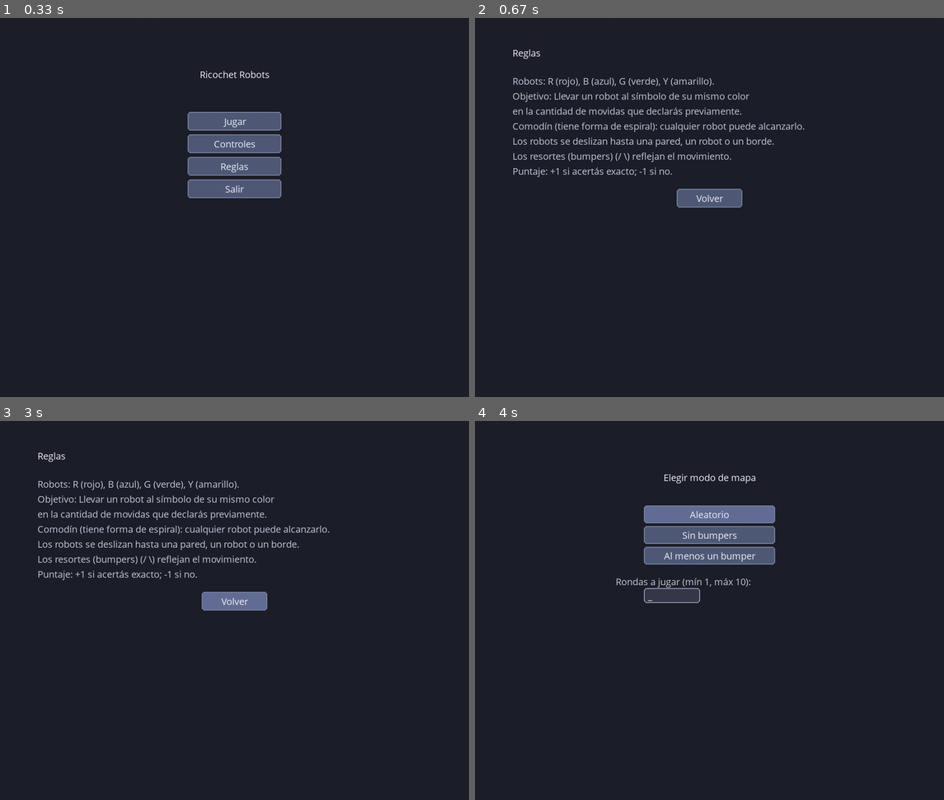
Above: before the commit, frames 1-4 (two rows, left to right).
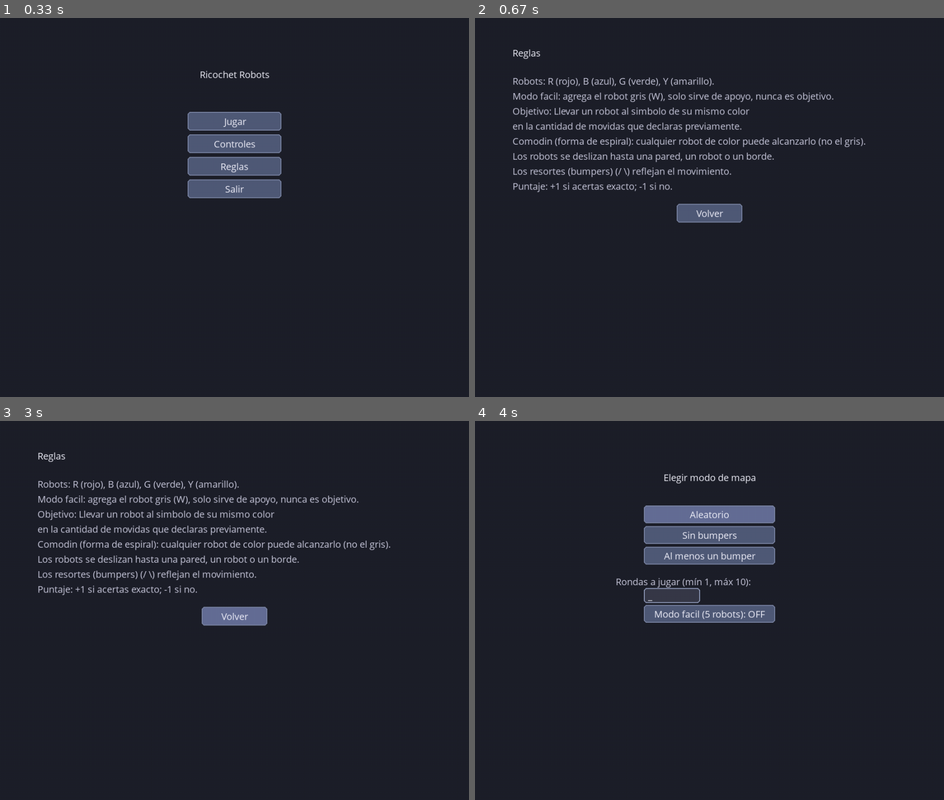
Above: after the commit, the same moments.

Repository: Pianowalker/ricochet-robots-cli
Game: pygame game, started from src/ricochet/gui/main.py
Two runs of this game, one before a commit and one after it. Both use one fixed random seed, a clock stepped at 60 frames per second and the inputs below.
Inputs (mouse positions are in pixels of both pictures, inside the frame that each line leads up to):
- Up to frame 1 (0.33 s): no input
- Up to frame 2 (0.67 s): click "Reglas" at 0.38 s
- Up to frame 3 (3 s): hold Right 0.67-1.13 s; hold Up 1.22-1.52 s; hold Right 1.55-2.02 s; hold Left 2.05-2.58 s; move the mouse to (281, 697) at 2.62 s; click (281, 697) at 2.67 s
- Up to frame 4 (4 s): click "Volver" at 3 s; click "Jugar" at 3.33 s; click "Partida" at 3.67 s

Frame 1 is identical in both runs. In frame 2, 4.9% of the frame differs, in the area x 8-84%, y 19-55%; in frame 3, 4.9%; in frame 4, 1.3%.

Commit message:
add fifth robot

Diff:
--- a/src/ricochet/cli.py
+++ b/src/ricochet/cli.py
@@ -1,7 +1,7 @@
 from email import message
 
 from ricochet.domain.maps import build_random_board
-from ricochet.domain.sessions import SinglePlayerSession
+from ricochet.domain.sessions.single_player_session import SinglePlayerSession
 import os
 
 # Habilitar ANSI en Windows
@@ -14,6 +14,7 @@
     "Y": "\033[93m",   # amarillo
     "B": "\033[94m",   # azul
     "*": "\033[95m",   # comodín (magenta)
+    "W": "\033[97m",   # gris (blanco brillante)
     "RESET": "\033[0m"
 }
 
@@ -21,7 +22,8 @@
     "blue": "B",
     "yellow": "Y",
     "green": "G",
-    "red": "R"
+    "red": "R",
+    "gray": "W"
 }
 
 
@@ -126,10 +128,11 @@
     print("\n=== REGLAS ===")
     print("""
 - Los robots están representados por letras mayúsculas: B, R, Y, G.
+- En modo fácil se agrega el robot gris (W), que solo sirve de apoyo y nunca es objetivo.
 - Los objetivos están representados por letras minúsculas: b, r, y, g.
 - Debes calcular cuantos movimientos necesitas para que el robot cuya letra sea la misma que la del objetivo llegue a la casilla de este último.
 - Una vez declarado esto, ganas un punto si consigues hacer esto en la cantidad de movimientos declarada.
-- Existe también el objetivo comodín (*) que se puede alcanzar con un robot de cualquier color.
+- Existe también el objetivo comodín (*) que se puede alcanzar con cualquier robot de color (no el gris).
 - Los robots se deslizan hasta chocar con pared, robot o borde.
 - Los resortes (/\) reflejan el movimiento.
 - Están prohibidos los movimientos ilegales, como terminar sobre un resorte o intentar mover un robot que no existe.
@@ -149,6 +152,7 @@
 B = Azul
 G = Verde
 Y = Amarillo
+W = Gris (solo en modo fácil)
 
 Segunda letra:
 L = izquierda
@@ -202,8 +206,25 @@
             break
         else:
             print("Opción inválida.")
+    while True:
+        print("\nDificultad:")
+        print("1) Normal (4 robots)")
+        print("2) Fácil  (5 robots, incluye gris)")
+        diff = input("Elegí dificultad: ").strip()
+        if diff == "1":
+            easy_mode = False
+            break
+        elif diff == "2":
+            easy_mode = True
+            break
+        else:
+            print("Opción inválida.")
+
     game = build_random_board(mode=mode)
-    game.place_robots_randomly(["blue", "yellow", "green", "red"])
+    colors = ["blue", "yellow", "green", "red"]
+    if easy_mode:
+        colors = colors + ["gray"]
+    game.place_robots_randomly(colors)
 
     max_rounds = len(game.targets)
 
@@ -290,14 +311,15 @@
                     "B": "blue",
                     "Y": "yellow",
                     "G": "green",
-                    "R": "red"
+                    "R": "red",
+                    "W": "gray"
                 }
 
-                robot_color = LETTER_TO_COLOR[robot_letter]
-
-                if robot_letter not in ["R", "B", "G", "Y"]:
+                if robot_letter not in LETTER_TO_COLOR:
                     print("Robot inválido.")
                     continue
+
+                robot_color = LETTER_TO_COLOR[robot_letter]
 
                 if direction_letter not in ["l", "r", "u", "d"]:
                     print("Dirección inválida.")
--- a/src/ricochet/domain/game.py
+++ b/src/ricochet/domain/game.py
@@ -184,8 +184,9 @@
 
         if self.active_target is not None:
             if robot.position == self.active_target.position:
-                if (self.active_target.color is None or
-                    robot.color == self.active_target.color):
-                    won = True
+                if robot.color != "gray":
+                    if (self.active_target.color is None or
+                            robot.color == self.active_target.color):
+                        won = True
 
         return robot.position, won, False, waypoints  # movimiento legal
--- a/src/ricochet/gui/game_window.py
+++ b/src/ricochet/gui/game_window.py
@@ -66,11 +66,15 @@
         self.practice_session: PracticeSession | None = None
         self._is_practice_mode: bool = False
         self.practice_message: str = ""
+        self.easy_mode: bool = False
 
     def _start_game(self):
         """Crea Game y Session según el modo elegido."""
         self.game = build_random_board(mode=self.mode)
-        self.game.place_robots_randomly(["red", "green", "blue", "yellow"])
+        colors = ["red", "green", "blue", "yellow"]
+        if self.easy_mode:
+            colors = colors + ["gray"]
+        self.game.place_robots_randomly(colors)
         max_rounds = min(10, len(self.game.targets) if self.game.targets else 10)
         try:
             n = max(1, min(10, int(self.rounds_input_str.strip() or "1")))
@@ -89,7 +93,10 @@
     def _start_practice(self):
         """Crea Game y PracticeSession para el modo práctica."""
         self.game = build_random_board(mode=self.mode)
-        self.game.place_robots_randomly(["red", "green", "blue", "yellow"])
+        colors = ["red", "green", "blue", "yellow"]
+        if self.easy_mode:
+            colors = colors + ["gray"]
+        self.game.place_robots_randomly(colors)
         self.session = None
         self.practice_session = PracticeSession(self.game)
         self.practice_session.start_puzzle()
@@ -189,6 +196,9 @@
                     elif bid == ui.BTN_MODE_AT_LEAST_ONE:
                         self.mode = "at_least_one_bumper"
                         self._start_practice() if self._is_practice_mode else self._start_game()
+                        sounds.play(sounds.SOUND_BUTTON_CLICK)
+                    elif bid == ui.BTN_TOGGLE_EASY:
+                        self.easy_mode = not self.easy_mode
                         sounds.play(sounds.SOUND_BUTTON_CLICK)
 
         elif self.state == PLAYING and self.session and self.game:
@@ -353,6 +363,7 @@
                 self.screen, self.font, mouse_pos,
                 rounds_input_str=self.rounds_input_str,
                 show_rounds=not self._is_practice_mode,
+                easy_mode=self.easy_mode,
             )
 
         elif self.state == PLAYING and self.game and self.session:
--- a/src/ricochet/gui/input_handler.py
+++ b/src/ricochet/gui/input_handler.py
@@ -14,6 +14,7 @@
     pygame.K_b: "blue",
     pygame.K_g: "green",
     pygame.K_y: "yellow",
+    pygame.K_w: "gray",
 }
 
 ARROW_TO_DIRECTION = {
--- a/src/ricochet/gui/renderer.py
+++ b/src/ricochet/gui/renderer.py
@@ -25,6 +25,7 @@
     "green": (60, 180, 80),
     "blue": (60, 100, 220),
     "yellow": (220, 200, 60),
+    "gray": (150, 155, 165),
 }
 
 # Targets: mismos colores pero más tenues
--- a/src/ricochet/gui/ui.py
+++ b/src/ricochet/gui/ui.py
@@ -20,6 +20,7 @@
 BTN_GAME_MODE_PRACTICE = "game_mode_practice"
 BTN_NEXT_PUZZLE = "next_puzzle"
 BTN_RESET_PUZZLE = "reset_puzzle"
+BTN_TOGGLE_EASY = "toggle_easy"
 
 # Colores
 COLOR_BTN = (80, 90, 120)
@@ -76,6 +77,7 @@
     mouse_pos: tuple[int, int],
     rounds_input_str: str = "",
     show_rounds: bool = True,
+    easy_mode: bool = False,
 ) -> dict[str, pygame.Rect]:
     """Dibuja botones de selección de modo de mapa y campo para escribir cantidad de rondas."""
     w, h = surface.get_size()
@@ -101,6 +103,17 @@
         pygame.draw.rect(surface, (140, 150, 180), input_rect, 2, border_radius=6)
         txt = font.render(rounds_input_str + "_", True, (240, 240, 250))
         surface.blit(txt, (input_rect.x + 8, input_rect.centery - txt.get_height() // 2))
+    # Toggle modo fácil (5 robots con gris)
+    easy_y = start_y + 3 * step + (80 if show_rounds else 16)
+    easy_label = "Modo facil (5 robots): ON" if easy_mode else "Modo facil (5 robots): OFF"
+    easy_color = (80, 140, 80) if easy_mode else COLOR_BTN
+    easy_rect = pygame.Rect(cx - 140, easy_y, 280, 38)
+    pygame.draw.rect(surface, easy_color, easy_rect, border_radius=6)
+    pygame.draw.rect(surface, (120, 130, 160), easy_rect, 2, border_radius=6)
+    easy_txt = font.render(easy_label, True, COLOR_BTN_TEXT)
+    surface.blit(easy_txt, (easy_rect.centerx - easy_txt.get_width() // 2,
+                             easy_rect.centery - easy_txt.get_height() // 2))
+    buttons[BTN_TOGGLE_EASY] = easy_rect
     return buttons
 
 
@@ -183,12 +196,13 @@
     """Pantalla de reglas con botón Volver."""
     rules = [
         "Robots: R (rojo), B (azul), G (verde), Y (amarillo).",
-        "Objetivo: Llevar un robot al símbolo de su mismo color",
-        "en la cantidad de movidas que declarás previamente.",
-        "Comodín (tiene forma de espiral): cualquier robot puede alcanzarlo.",
+        "Modo facil: agrega el robot gris (W), solo sirve de apoyo, nunca es objetivo.",
+        "Objetivo: Llevar un robot al simbolo de su mismo color",
+        "en la cantidad de movidas que declaras previamente.",
+        "Comodin (forma de espiral): cualquier robot de color puede alcanzarlo (no el gris).",
         "Los robots se deslizan hasta una pared, un robot o un borde.",
         "Los resortes (bumpers) (/ \\) reflejan el movimiento.",
-        "Puntaje: +1 si acertás exacto; -1 si no.",
+        "Puntaje: +1 si acertas exacto; -1 si no.",
     ]
     y = 120
     for line in rules:
@@ -212,7 +226,7 @@
         "  El robot queda seleccionado hasta que elijas otro.",
         "",
         "Con el teclado:",
-        "  R (rojo), B (azul), G (verde), Y (amarillo)",
+        "  R (rojo), B (azul), G (verde), Y (amarillo), W (gris, modo facil)",
         "  para elegir robot, luego flechas (↑↓←→).",
     ]
     y = 100
--- a/tests/test_session_illegal_move.py
+++ b/tests/test_session_illegal_move.py
@@ -1,6 +1,6 @@
 from ricochet.domain.game import Game
 from ricochet.domain.models import Bumper
-from ricochet.domain.sessions import SinglePlayerSession
+from ricochet.domain.sessions.single_player_session import SinglePlayerSession
 
 def test_session_does_not_count_illegal_move():
     game = Game(4, 4)
